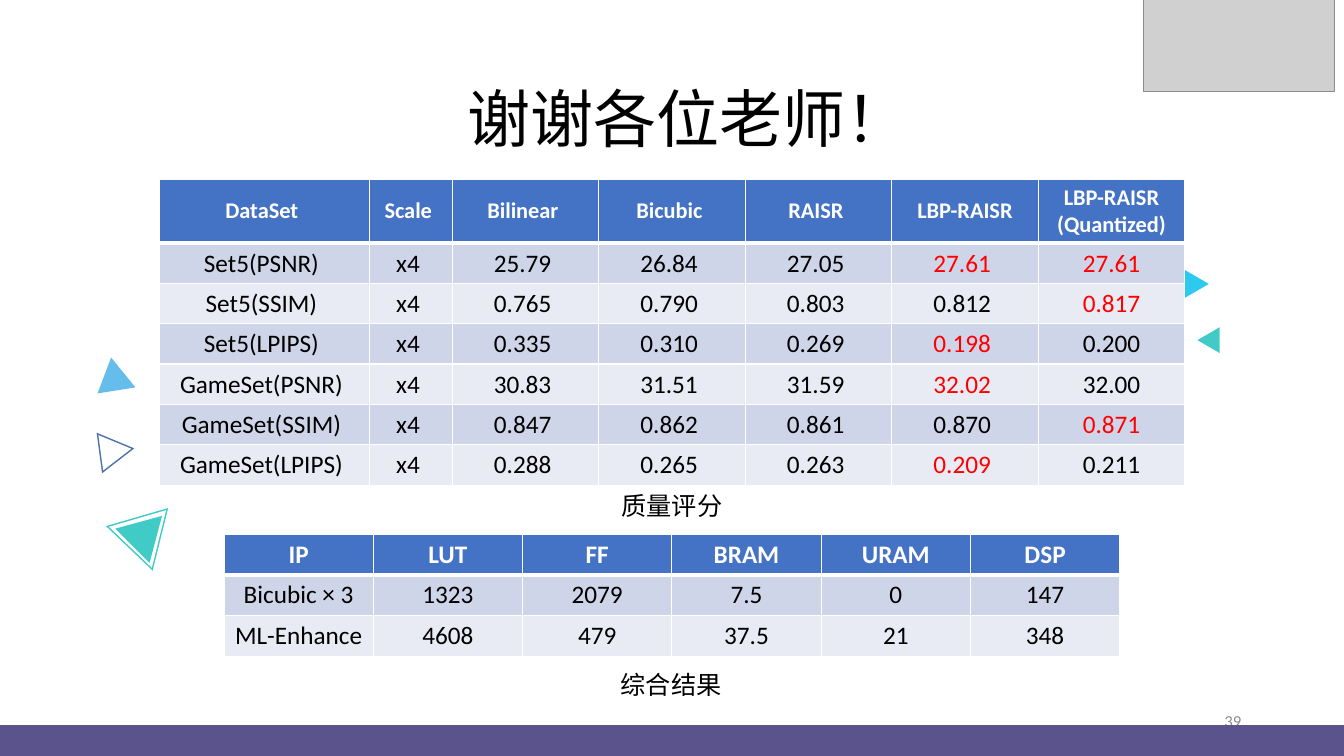
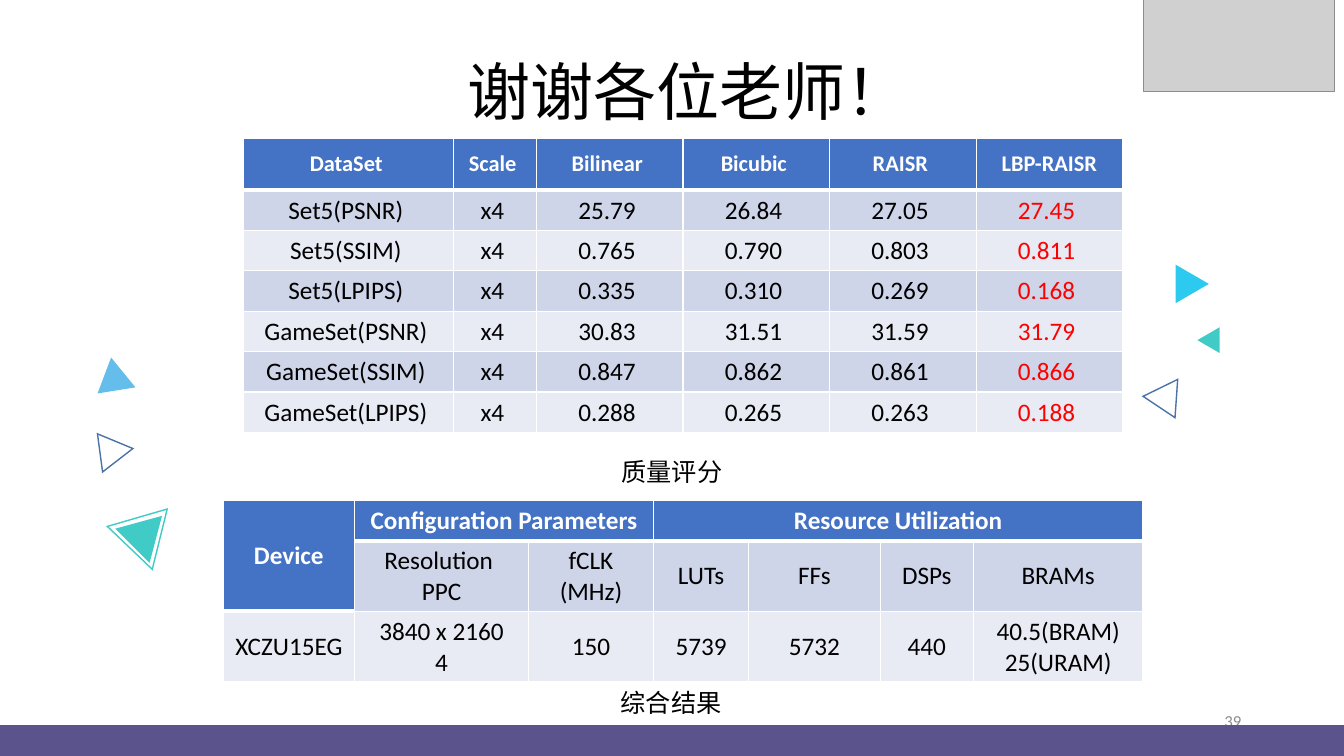
Before and after one commit to jjyy-Huang/LoG-UTE-RAISR-Doc, a slide deck: slide 39 of presentation/16+CICC1215+虹ヶ咲学园芯片设计同好会.pptx. Drawn at 1344x756 pixels with LibreOffice and Linux fonts; fonts in the diff are those of the drawing; grey boxes stand for pictures; background and template pictures are left out. Boxes give left, top, right and bottom in pixels: in the first picture for what was removed or moved away, otherwise in the second. Text is boxed around its words. In the diff, an @@ line names an element or a change of style, - is before the commit and + after.

```diff
--- a/presentation/16+CICC1215+虹ヶ咲学园芯片设计同好会.pptx
+++ b/presentation/16+CICC1215+虹ヶ咲学园芯片设计同好会.pptx
@@ text "谢谢各位老师！": place and size @@
-text "谢谢各位老师！" at <box>468,88,909,148</box>
+text "谢谢各位老师！" at <box>468,61,909,121</box>
@@ table at <box>244,138,1122,432</box> @@
-column 6: LBP-RAISR | 27.61 | 0.812 | 0.198 | 32.02 | 0.870 | 0.209
-column 7: LBP-RAISR (Quantized) | 27.61 | 0.817 | 0.200 | 32.00 | 0.871 | 0.211
+column 6: LBP-RAISR | 27.45 | 0.811 | 0.168 | 31.79 | 0.866 | 0.188
@@ table: place and size @@
-table at <box>159,179,1184,485</box>
+table at <box>244,138,1122,432</box>
@@ text "质量评分": place and size @@
-text "质量评分" at <box>622,494,723,517</box>
+text "质量评分" at <box>622,460,723,483</box>
@@ table added at <box>223,500,1143,682</box>, 3 rows, 7 columns @@
+Device | Configuration Parameters |  | Resource Utilization |  |  | 
+ | Resolution / PPC | fCLK / (MHz) | LUTs | FFs | DSPs | BRAMs
+XCZU15EG | 3840 x 2160 / 4 | 150 | 5739 | 5732 | 440 | 40.5(BRAM) / 25(URAM)
@@ table removed at <box>224,534,1119,657</box>, 3 rows, 6 columns @@
-IP | LUT | FF | BRAM | URAM | DSP
-Bicubic × 3 | 1323 | 2079 | 7.5 | 0 | 147
-ML-Enhance | 4608 | 479 | 37.5 | 21 | 348
@@ text "综合结果": place and size @@
-text "综合结果" at <box>621,672,722,696</box>
+text "综合结果" at <box>621,690,722,714</box>
```
Also in this commit, not shown: 1 other slide changed.
